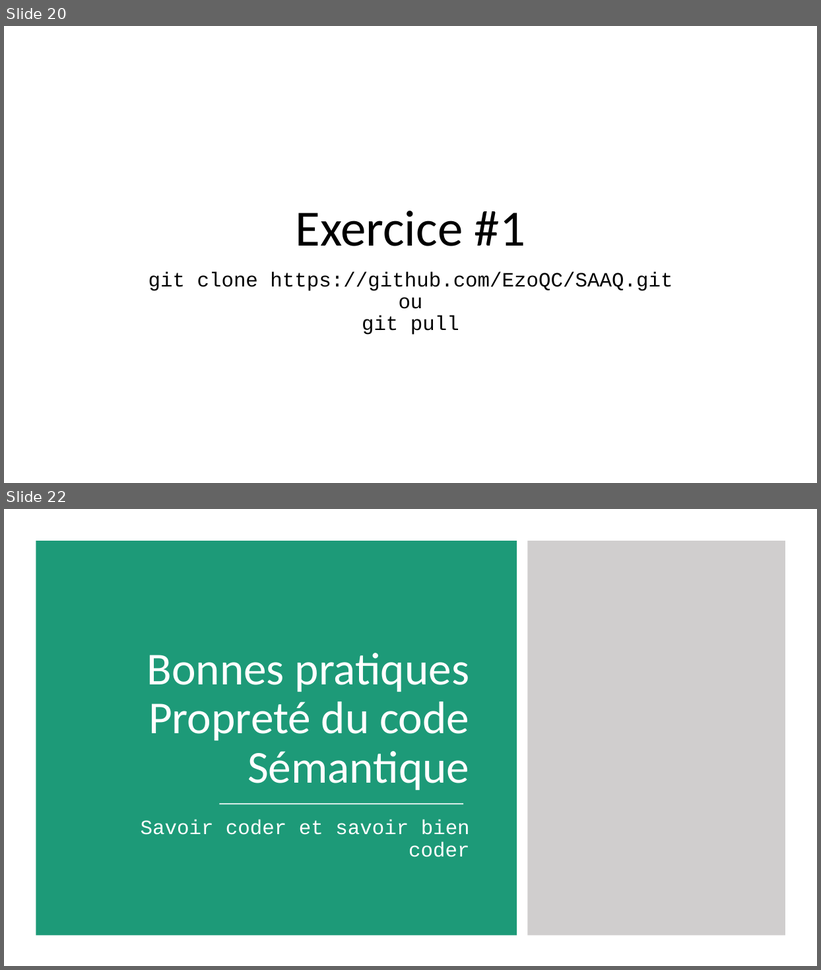
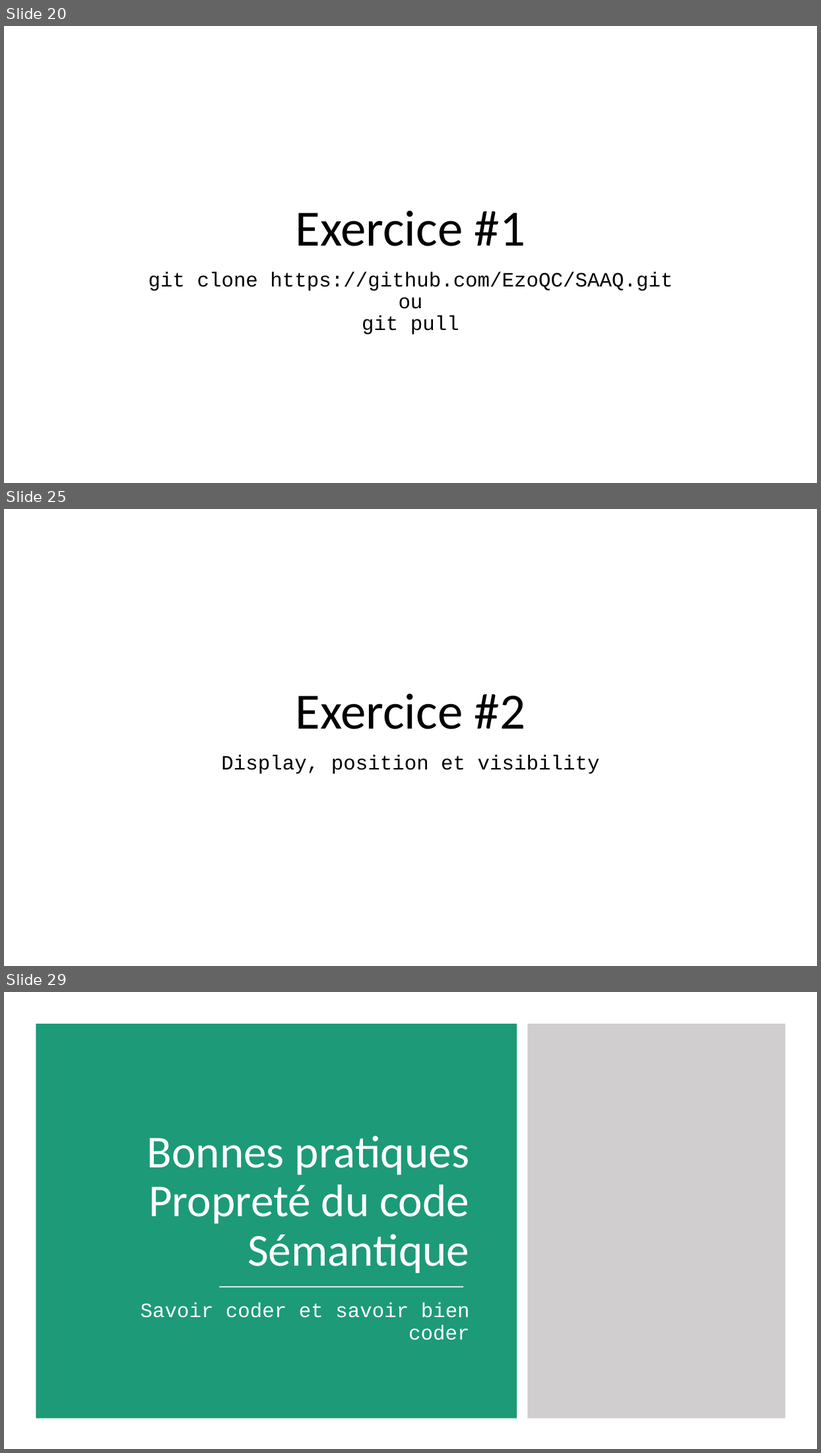
Before and after one commit to fragmatyc/SAAQ, a slide deck: CSS/1. Présentation/Cours CSS - v1.0.pptx. Shown one above the other, each under a label of ours: slides 20 and 22 before the commit, slides 20, 25 and 29 after it; the slides between them are not shown. The pictures are 821x970 and 821x1453 pixels, drawn with LibreOffice and Linux fonts; fonts in the diff are those of the drawing. Boxes give left, top, right and bottom in pixels: in the first picture for what was removed or moved away, otherwise in the second. Text is boxed around its words. In the diff, an @@ line names an element or a change of style, - is before the commit and + after.

Commit message:
Positionnement

```diff
--- a/CSS/1. Présentation/Cours CSS - v1.0.pptx
+++ b/CSS/1. Présentation/Cours CSS - v1.0.pptx
@@ slide 25 added at (x1=4, y1=509, x2=817, y2=966), background #FFFFFF @@
@@ title added at (x1=296, y1=694, x2=525, y2=729), 60 pt, text #000000 @@
+Exercice #2
@@ subtitle added at (x1=221, y1=755, x2=600, y2=774), 24 pt, text #000000 @@
+Display, position et visibility
@@ what was slide 22 is now slide 29 @@
```
Also in this commit, not shown: 1 slide changed, 7 other slides added, 1 slide removed, 4 other files.
